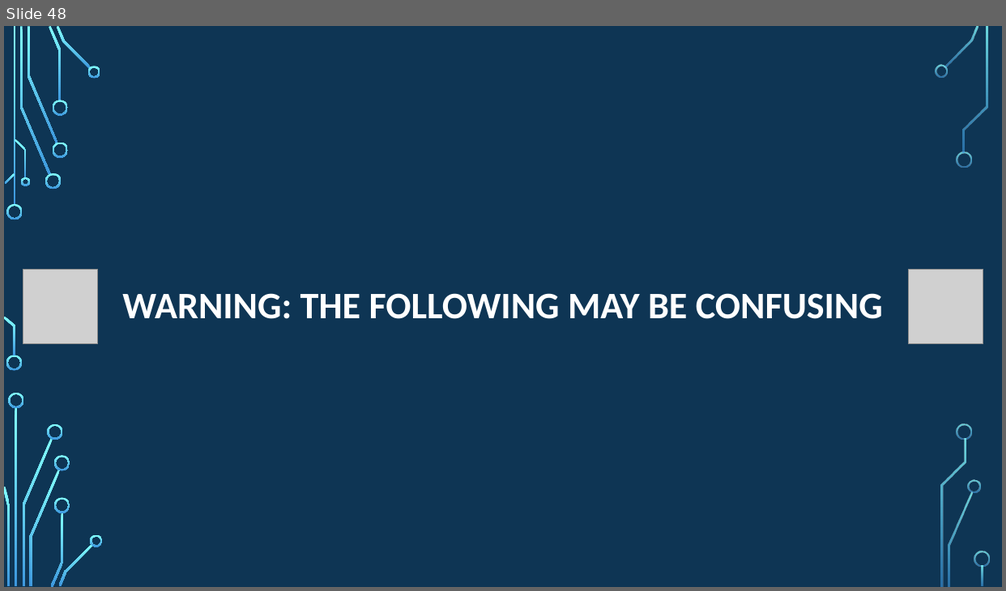
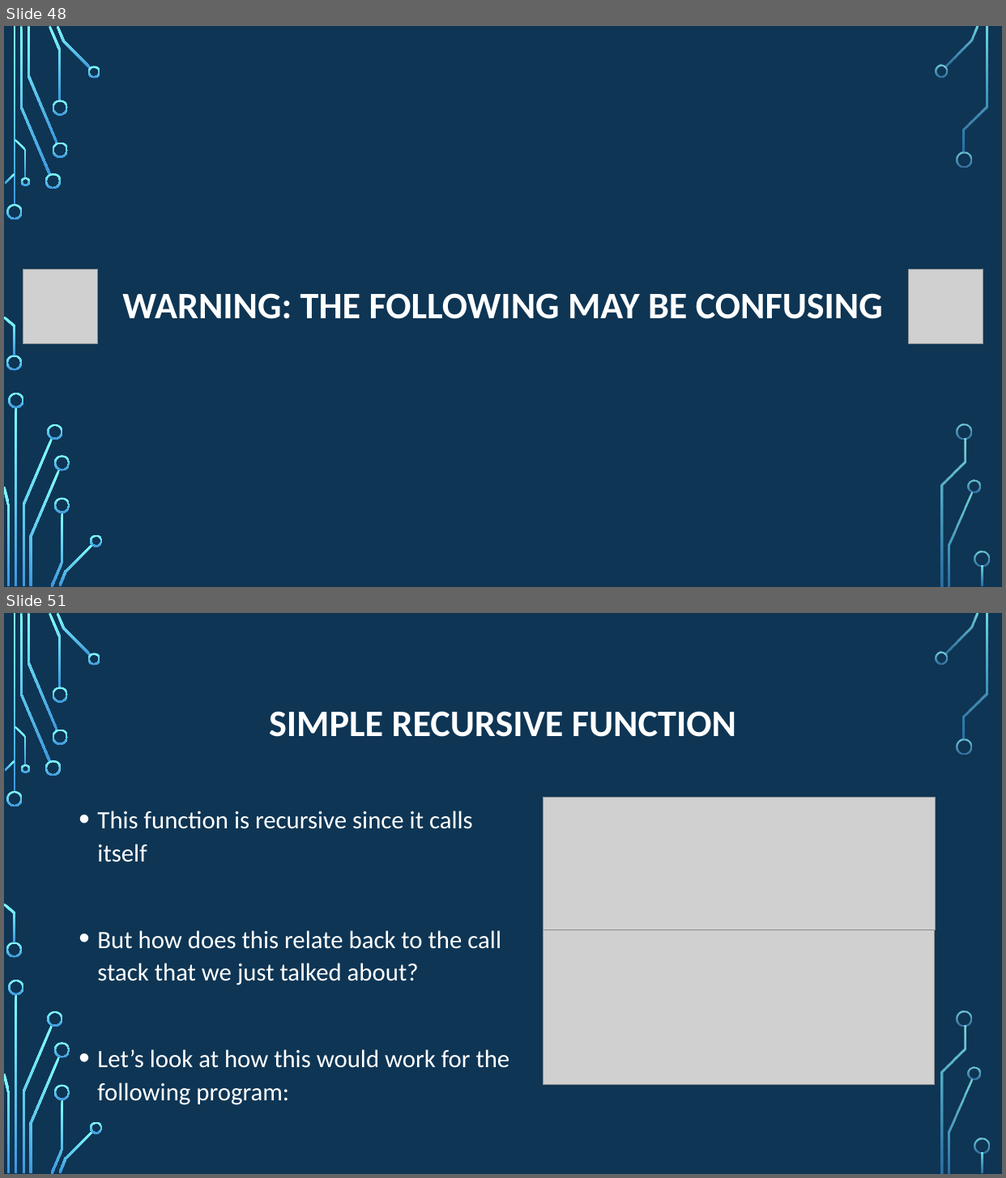
Before and after one commit to psypdt/ZIS_C-_Summer_Course_2019, a slide deck: Day_4/Day_4.pptx. Shown one above the other, each under a label of ours: slide 48 before the commit, slides 48 and 51 after it; the slides between them are not shown. The pictures are 1006x591 and 1006x1178 pixels, drawn with LibreOffice and Linux fonts; fonts in the diff are those of the drawing; grey boxes stand for pictures; background and template pictures are left out. Boxes give left, top, right and bottom in pixels: in the first picture for what was removed or moved away, otherwise in the second. Text is boxed around its words. In the diff, an @@ line names an element or a change of style, - is before the commit and + after.

```diff
--- a/Day_4/Day_4.pptx
+++ b/Day_4/Day_4.pptx
@@ slide 51 added at <box>4,613,1002,1174</box>, background picture (left out); not listed: 36 template elements that a slide beside it also shows @@
@@ title added at <box>269,711,736,737</box>, 36 pt, text #FFFFFF, bold @@
+SIMPLE RECURSIVE FUNCTION
@@ picture added at <box>543,797,935,930</box> @@
@@ text added at <box>97,811,510,1068</box>, 24 pt, text #FFFFFF @@
+• This function is recursive since it calls itself
+• But how does this relate back to the call stack that we just talked about?
+• Let’s look at how this would work for the following program:
@@ picture added at <box>543,930,935,1085</box> @@
```
Also in this commit, not shown: 4 slides changed, 20 other slides added.
